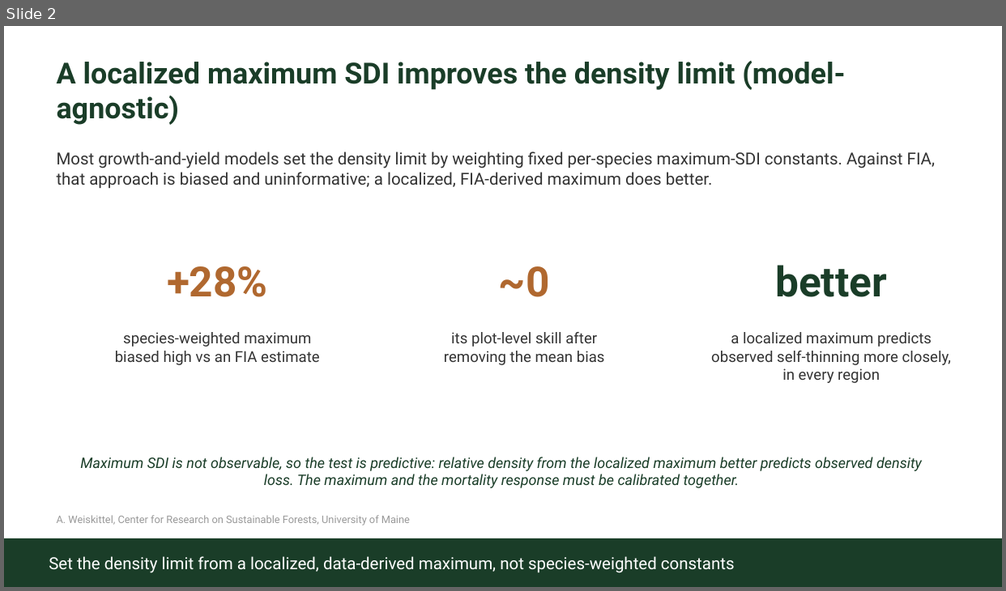
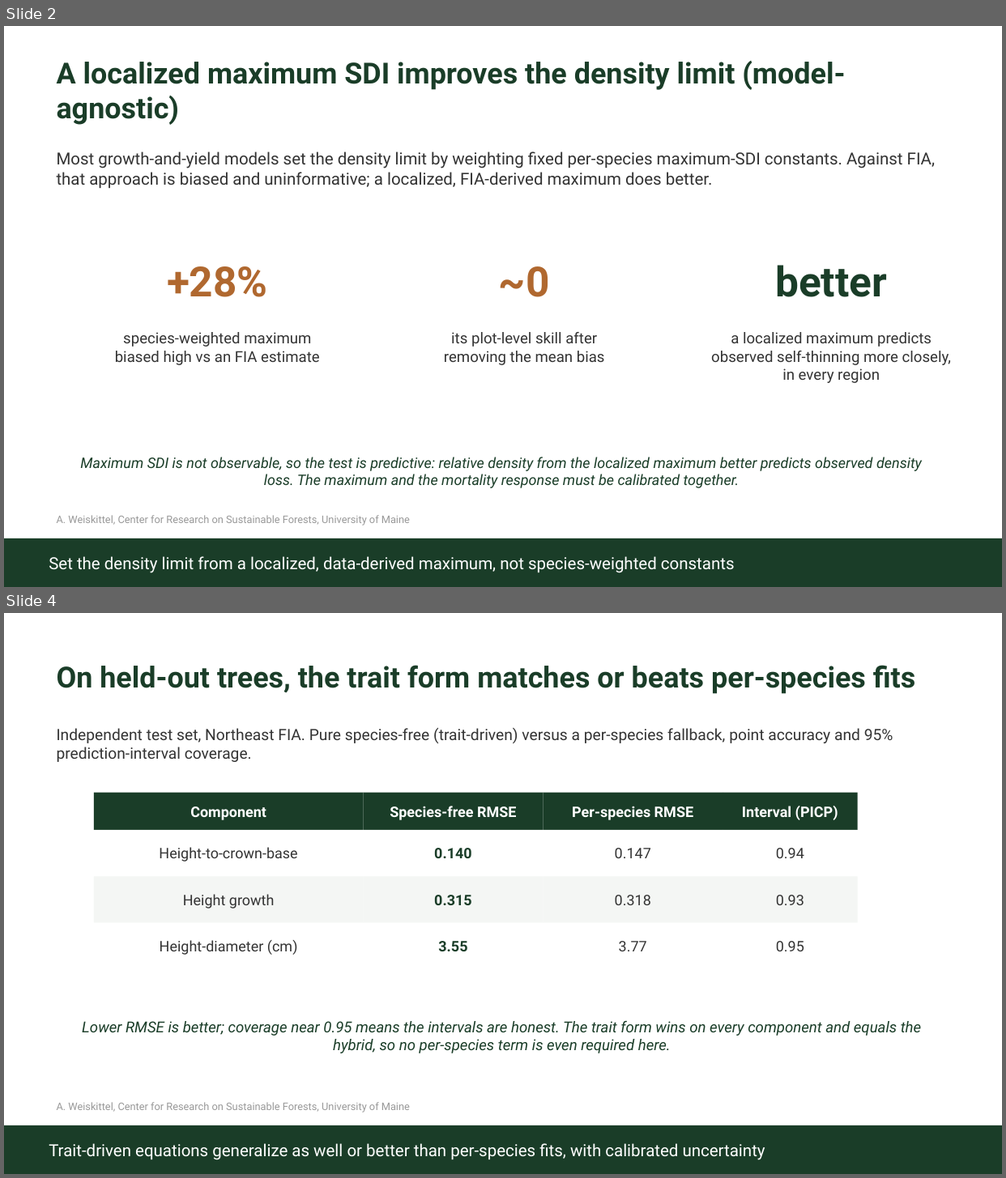
Before and after one commit to advanced-forestry-systems/fvs-modern, a slide deck: calibration/sdimax/Weiskittel_slides_for_GregWMENS.pptx. Shown one above the other, each under a label of ours: slide 2 before the commit, slides 2 and 4 after it; the slides between them are not shown. The pictures are 1006x591 and 1006x1178 pixels, drawn with LibreOffice and Linux fonts; fonts in the diff are those of the drawing. Boxes give left, top, right and bottom in pixels: in the first picture for what was removed or moved away, otherwise in the second. Text is boxed around its words. In the diff, an @@ line names an element or a change of style, - is before the commit and + after.

Commit message:
fvs-conus: injection blocker fixed (fvs2py 3.9 import), Greg slides v2, focus status
fvs2py imports on Python 3.9 after lazy-annotations fix; FVS instantiates, stop points and
tree dims confirmed, so the shadow-injection path is open. Greg WMENS slides updated with the
held-out species-free validation table. Survival validated via mortality AUC.

```diff
--- a/calibration/sdimax/Weiskittel_slides_for_GregWMENS.pptx
+++ b/calibration/sdimax/Weiskittel_slides_for_GregWMENS.pptx
@@ slide 4 added at [4,613,1002,1174], background #FFFFFF @@
@@ text added at [57,665,915,694], 28 pt, text #1A3D28, bold @@
+On held-out trees, the trait form matches or beats per-species fits
@@ text added at [57,728,893,762], 15 pt, text #333333 @@
+Independent test set, Northeast FIA. Pure species-free (trait-driven) versus a per-species fallback, point accuracy and 95% prediction-interval coverage.
@@ rectangle added at [94,793,364,830], fill #1A3D28, 14 pt, text #FFFFFF, bold @@
+Component
@@ rectangle added at [364,793,543,830], fill #1A3D28, 14 pt, text #FFFFFF, bold @@
+Species-free RMSE
@@ rectangle added at [543,793,722,830], fill #1A3D28, 14 pt, text #FFFFFF, bold @@
+Per-species RMSE
@@ rectangle added at [722,793,858,830], fill #1A3D28, 14 pt, text #FFFFFF, bold @@
+Interval (PICP)
@@ rectangle added at [94,830,364,876], fill #FFFFFF, 14 pt, text #333333 @@
+Height-to-crown-base
@@ rectangle added at [364,830,543,876], fill #FFFFFF, 14 pt, text #1A3D28, bold @@
+0.140
@@ rectangle added at [543,830,722,876], fill #FFFFFF, 14 pt, text #333333 @@
+0.147
@@ rectangle added at [722,830,858,876], fill #FFFFFF, 14 pt, text #333333 @@
+0.94
@@ rectangle added at [94,876,364,923], fill #F4F6F4, 14 pt, text #333333 @@
+Height growth
@@ rectangle added at [364,876,543,923], fill #F4F6F4, 14 pt, text #1A3D28, bold @@
+0.315
@@ rectangle added at [543,876,722,923], fill #F4F6F4, 14 pt, text #333333 @@
+0.318
@@ rectangle added at [722,876,858,923], fill #F4F6F4, 14 pt, text #333333 @@
+0.93
@@ rectangle added at [94,923,364,969], fill #FFFFFF, 14 pt, text #333333 @@
+Height-diameter (cm)
@@ rectangle added at [364,923,543,969], fill #FFFFFF, 14 pt, text #1A3D28, bold @@
+3.55
@@ rectangle added at [543,923,722,969], fill #FFFFFF, 14 pt, text #333333 @@
+3.77
@@ rectangle added at [722,923,858,969], fill #FFFFFF, 14 pt, text #333333 @@
+0.95
@@ text added at [82,1021,921,1054], 14.5 pt, text #1A3D28, italic @@
+Lower RMSE is better; coverage near 0.95 means the intervals are honest. The trait form wins on every component and equals the hybrid, so no per-species term is even required here.
@@ text added at [57,1102,410,1113], 10 pt, text #999999 @@
+A. Weiskittel, Center for Research on Sustainable Forests, University of Maine
@@ rectangle added at [4,1126,1002,1174], fill #1A3D28 @@
@@ text added at [49,1144,765,1161], 16 pt, text #FFFFFF @@
+Trait-driven equations generalize as well or better than per-species fits, with calibrated uncertainty
```
Also in this commit, not shown: 1 slide changed, 1 other file.
